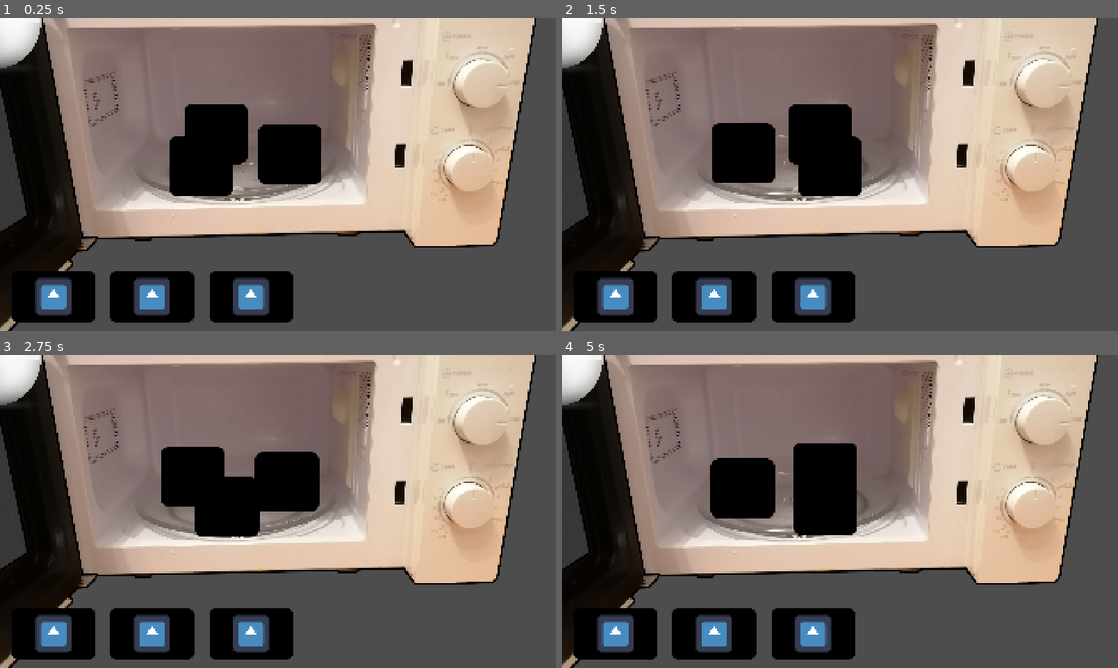
Above: before the commit, frames 1-4 (two rows, left to right).
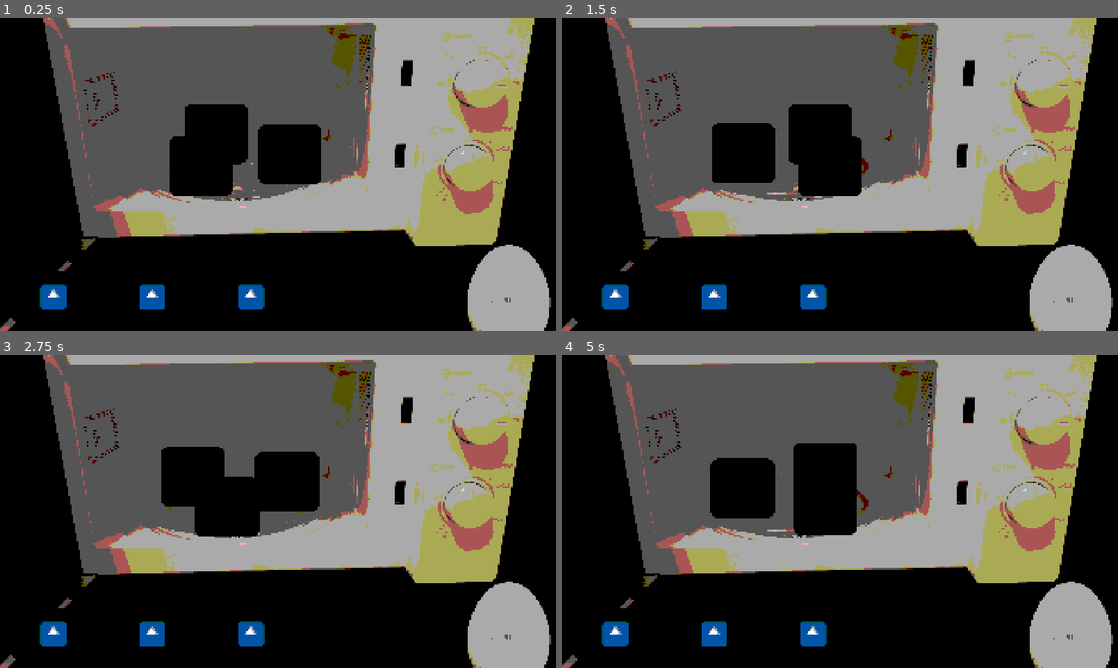
Above: after the commit, the same moments.

Repository: AnJ95/gmtk-2026
Game: Godot game, scene res://main/Main.tscn
The game is run twice, just before and just after one commit, with the same random seed, the same clock (stepped at 60 frames per second) and the same inputs. The engine's default icon, where the game draws it, is replaced by a stand-in: a white triangle on a blue panel in a dark square.
Inputs (mouse positions are in pixels of both pictures, inside the frame that each line leads up to):
- Up to frame 1 (0.25 s): no input
- Up to frame 2 (1.5 s): move the mouse to (962, 158) at 0.52 s; click (962, 158) at 0.67 s; drag from (728, 190) to (834, 165) at 1.27 s
- Up to frame 3 (2.75 s): move the mouse to (333, 442) at 2.02 s; click (333, 442) at 2.17 s
- Up to frame 4 (5 s): drag from (812, 574) to (756, 477) at 2.77 s; move the mouse to (1006, 558) at 3.52 s; click (1006, 558) at 3.67 s; drag from (673, 464) to (617, 633) at 4.27 s

The runs differ from the first frame. In frame 1, 82% of the frame differs, in the area x 0-100%, y 0-100%; in frame 2, 82%; in frame 3, 81%; in frame 4, 82%.

Commit message:
move egg

Diff:
--- a/main/Main.tscn
+++ b/main/Main.tscn
@@ -19,9 +19,9 @@
 position = Vector2(185, 962)
 
 [node name="Timer" parent="." unique_id=552243422 instance=ExtResource("3_xwkvk")]
+position = Vector2(1756, 988)
 
 [node name="post_processing" type="CanvasLayer" parent="." unique_id=1592704776]
-visible = false
 follow_viewport_enabled = true
 
 [node name="color_shader" type="ColorRect" parent="post_processing" unique_id=643316038]
--- a/main/color_shader.gd
+++ b/main/color_shader.gd
@@ -4,8 +4,6 @@
 # Called when the node enters the scene tree for the first time.
 func _ready() -> void:
 	self.visible = true
-	pass # Replace with function body.
-
 
 # Called every frame. 'delta' is the elapsed time since the previous frame.
 func _process(delta: float) -> void:
